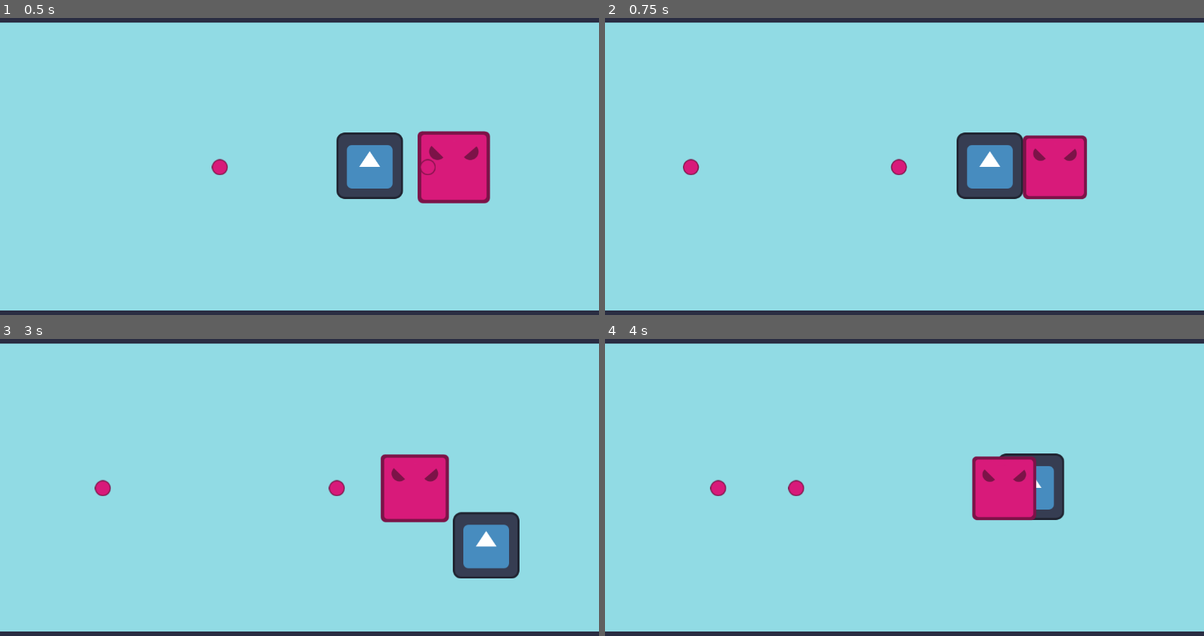
Above: before the commit, frames 1-4 (two rows, left to right).
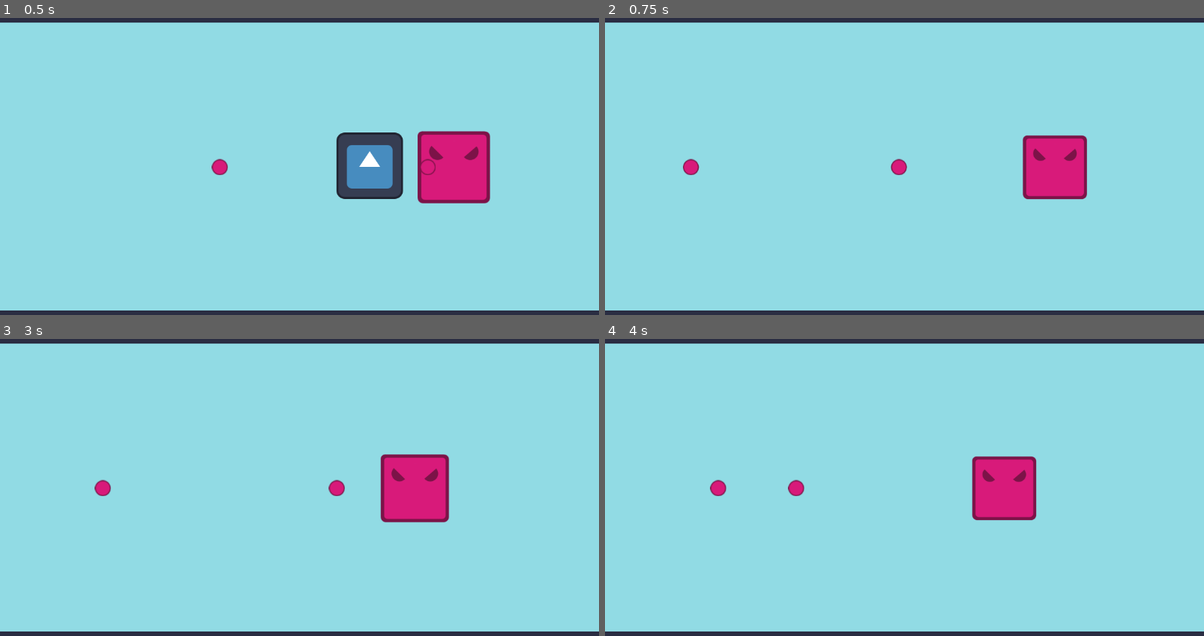
Above: after the commit, the same moments.

Repository: les-brows/la-boucle-musicale
Game: Godot game, scene res://MainScene.tscn
The game is run twice, just before and just after one commit, with the same random seed, the same clock (stepped at 60 frames per second) and the same inputs. The engine's default icon, where the game draws it, is replaced by a stand-in: a white triangle on a blue panel in a dark square.
Inputs (mouse positions are in pixels of both pictures, inside the frame that each line leads up to):
- Up to frame 1 (0.5 s): no input
- Up to frame 2 (0.75 s): move the mouse to (1036, 148) at 0.52 s; hold D (player1_right) from 0.53 s (still down); right-click (1036, 148) at 0.6 s
- Up to frame 3 (3 s): move the mouse to (179, 502) at 1.27 s; release D (player1_right) at 1.28 s; hold S (player1_down) 1.28-2.03 s; right-click (179, 502) at 1.35 s; move the mouse to (359, 413) at 2.02 s; hold D (player1_right) 2.03-2.78 s; right-click (359, 413) at 2.1 s; move the mouse to (269, 552) at 2.77 s; hold W (player1_up) from 2.78 s (still down); right-click (269, 552) at 2.85 s
- Up to frame 4 (4 s): move the mouse to (1084, 537) at 3.52 s; release W (player1_up) at 3.53 s; hold A (player1_left) from 3.53 s (still down); right-click (1084, 537) at 3.6 s

Frame 1 is identical in both runs. In frame 2, 2.5% of the frame differs, in the area x 58-70%, y 38-61%; in frame 3, 2.5%, in the area x 75-87%, y 58-81%; in frame 4, 1.1%.

Commit message:
Degat de collision

Diff:
--- a/Objects/Enemies/Shooter.tscn
+++ b/Objects/Enemies/Shooter.tscn
@@ -10,15 +10,15 @@
 [node name="Shooter" type="Node2D"]
 script = ExtResource("1_8c5hv")
 
-[node name="Shooter Collision" type="Area2D" parent="."]
+[node name="ShooterCollisionArea2D" type="Area2D" parent="."]
 collision_layer = 4
 collision_mask = 2
 
-[node name="CollisionShape2D" type="CollisionShape2D" parent="Shooter Collision"]
+[node name="CollisionShape2D" type="CollisionShape2D" parent="ShooterCollisionArea2D"]
 position = Vector2(1, 0.5)
 shape = SubResource("RectangleShape2D_bweyu")
 
-[node name="Sprite2D" type="Sprite2D" parent="Shooter Collision"]
+[node name="Sprite2D" type="Sprite2D" parent="ShooterCollisionArea2D"]
 scale = Vector2(0.427586, 0.427586)
 texture = ExtResource("2_qpsbd")
 
--- a/Objects/Player/Player.tscn
+++ b/Objects/Player/Player.tscn
@@ -1,22 +1,46 @@
-[gd_scene load_steps=5 format=3 uid="uid://b221e60ap4jq7"]
+[gd_scene load_steps=6 format=3 uid="uid://b221e60ap4jq7"]
 
 [ext_resource type="Script" uid="uid://dm1pr1a0sq6kn" path="res://Objects/Player/player.gd" id="1_we6tp"]
 [ext_resource type="Texture2D" uid="uid://bqyrux3e3tys5" path="res://icon.svg" id="2_oansn"]
 [ext_resource type="PackedScene" uid="uid://dj2odukkrva8h" path="res://Objects/InputManager.tscn" id="3_cac6a"]
 
 [sub_resource type="RectangleShape2D" id="RectangleShape2D_cac6a"]
-size = Vector2(130, 128)
+size = Vector2(132, 130)
 
-[node name="Player" type="CharacterBody2D" node_paths=PackedStringArray("inputManagerNode")]
+[sub_resource type="RectangleShape2D" id="RectangleShape2D_b0me6"]
+size = Vector2(133, 133)
+
+[node name="Player" type="CharacterBody2D" node_paths=PackedStringArray("inputManagerNode", "TimerInvincibilityNode", "TimerColorNode", "spritePlayer")]
 collision_layer = 2
 collision_mask = 5
 script = ExtResource("1_we6tp")
 inputManagerNode = NodePath("InputManager")
+TimerInvincibilityNode = NodePath("DetectionDMG/TimerInvincibility")
+TimerColorNode = NodePath("DetectionDMG/TimerColor")
+spritePlayer = NodePath("Sprite2D")
 
 [node name="CollisionShape2D" type="CollisionShape2D" parent="."]
+position = Vector2(2, 1)
 shape = SubResource("RectangleShape2D_cac6a")
 
 [node name="Sprite2D" type="Sprite2D" parent="."]
 texture = ExtResource("2_oansn")
 
 [node name="InputManager" parent="." instance=ExtResource("3_cac6a")]
+
+[node name="DetectionDMG" type="Area2D" parent="."]
+collision_layer = 2
+collision_mask = 4
+
+[node name="CollisionShape2D" type="CollisionShape2D" parent="DetectionDMG"]
+position = Vector2(2.5, 0.5)
+shape = SubResource("RectangleShape2D_b0me6")
+
+[node name="TimerColor" type="Timer" parent="DetectionDMG"]
+
+[node name="TimerInvincibility" type="Timer" parent="DetectionDMG"]
+
+[connection signal="area_entered" from="DetectionDMG" to="." method="_on_detection_dmg_area_entered"]
+[connection signal="area_exited" from="DetectionDMG" to="." method="_on_detection_dmg_area_exited"]
+[connection signal="timeout" from="DetectionDMG/TimerColor" to="." method="_on_timerColor_timeout"]
+[connection signal="timeout" from="DetectionDMG/TimerInvincibility" to="." method="_on_timerInvincibility_timeout"]
--- a/Objects/Player/player.gd
+++ b/Objects/Player/player.gd
@@ -6,11 +6,20 @@
 
 var targetDir : Vector2 = Vector2(0, 0)
 @export var inputManagerNode  :Node
+@export var TimerInvincibilityNode  :Node
+@export var TimerColorNode  :Node
+@export var spritePlayer  :Sprite2D
+
 var curr_look : float = 0
 var real_velocity : Vector2
 var push_force = 80.0
+var old_modulate :Color
+
+
+var curr_hp: float = Globals.MAX_HP
 
 func _ready():
+	old_modulate= spritePlayer.self_modulate
 	size = $CollisionShape2D.shape.size
 	inputManagerNode.move_update.connect(_on_player_move)
 	inputManagerNode.shoot_update.connect(_on_player_shoot)
@@ -52,3 +61,61 @@
 func _on_player_shoot() -> void:
 	#TODO
 	pass
+
+
+
+func _process(_delta: float):
+
+	if insideEnemy >0 && !invincible  :
+		curr_hp -= 1
+
+		if curr_hp <= 0:
+			if not finito:
+				finito = true
+				print("-----Player Dead---------")
+				spritePlayer.self_modulate = Color.BLACK
+				#$/root/GameRoom/EnemyDeathSound.play()
+
+		else :
+			print("take Hit ")
+			invincible=true
+			old_modulate=spritePlayer.self_modulate
+			TimerInvincibilityNode.start(Globals.INVINCIBILITY_TIMER)
+
+			spritePlayer.hide()
+			TimerColorNode.start(0.10)
+			#$/root/GameRoom/EnemyHurtSound.play()
+			pass
+
+
+
+var finito = false
+var insideEnemy  : int = 0
+var invincible : bool = false
+
+
+func _on_detection_dmg_area_entered(area: Area2D) -> void:
+	var eneny= area.get_parent()
+	print("Enterbody area")
+	if eneny is Enemy:
+		insideEnemy+=1
+	pass # Replace with function body.
+
+
+func _on_detection_dmg_area_exited(area: Area2D) -> void:
+	var eneny= area.get_parent()
+	print("Exited bodys area")
+	if eneny is Enemy:
+		if(insideEnemy >0):
+			insideEnemy-=1
+		else :
+			print("Error exited more exited more node than entered ")
+	 # Replace with f
+
+
+func _on_timerInvincibility_timeout() -> void:
+	invincible=false # Replace with function body.
+
+
+func _on_timerColor_timeout() -> void:
+	spritePlayer.show()
--- a/Rythm/metronome.gd
+++ b/Rythm/metronome.gd
@@ -12,7 +12,7 @@
 func _process(_delta: float) -> void:
 	seconds_elapsed = Time.get_unix_time_from_system() - time_start
 	while(next_beat_position < seconds_elapsed):
-		print("ON EST AU BEAT %d à %f secondes" % [last_beat, seconds_elapsed])
+		#print("ON EST AU BEAT %d à %f secondes" % [last_beat, seconds_elapsed])
 		Globals.beat_launched.emit(last_beat)
 		last_beat += 1
 		next_beat_position = last_beat *  60.0 / Globals.BPM
--- a/globals.gd
+++ b/globals.gd
@@ -12,3 +12,7 @@
 
 signal middle_level_reached()
 signal end_level_reached()
+
+
+var MAX_HP: float = 10
+var INVINCIBILITY_TIMER: float= 1
Not shown: 1 places in Levels/ScrollingLevel.tscn that only renumber resources
Not shown: 1 places in MainScene.tscn that only renumber resources
Not shown: 1 places in Objects/Enemies/Shooter.tscn that only renumber resources
